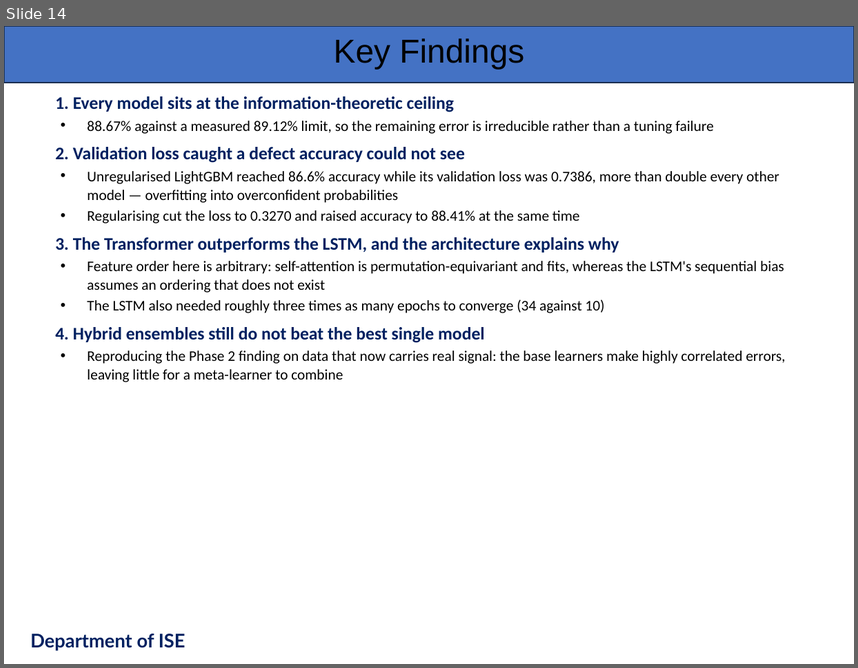
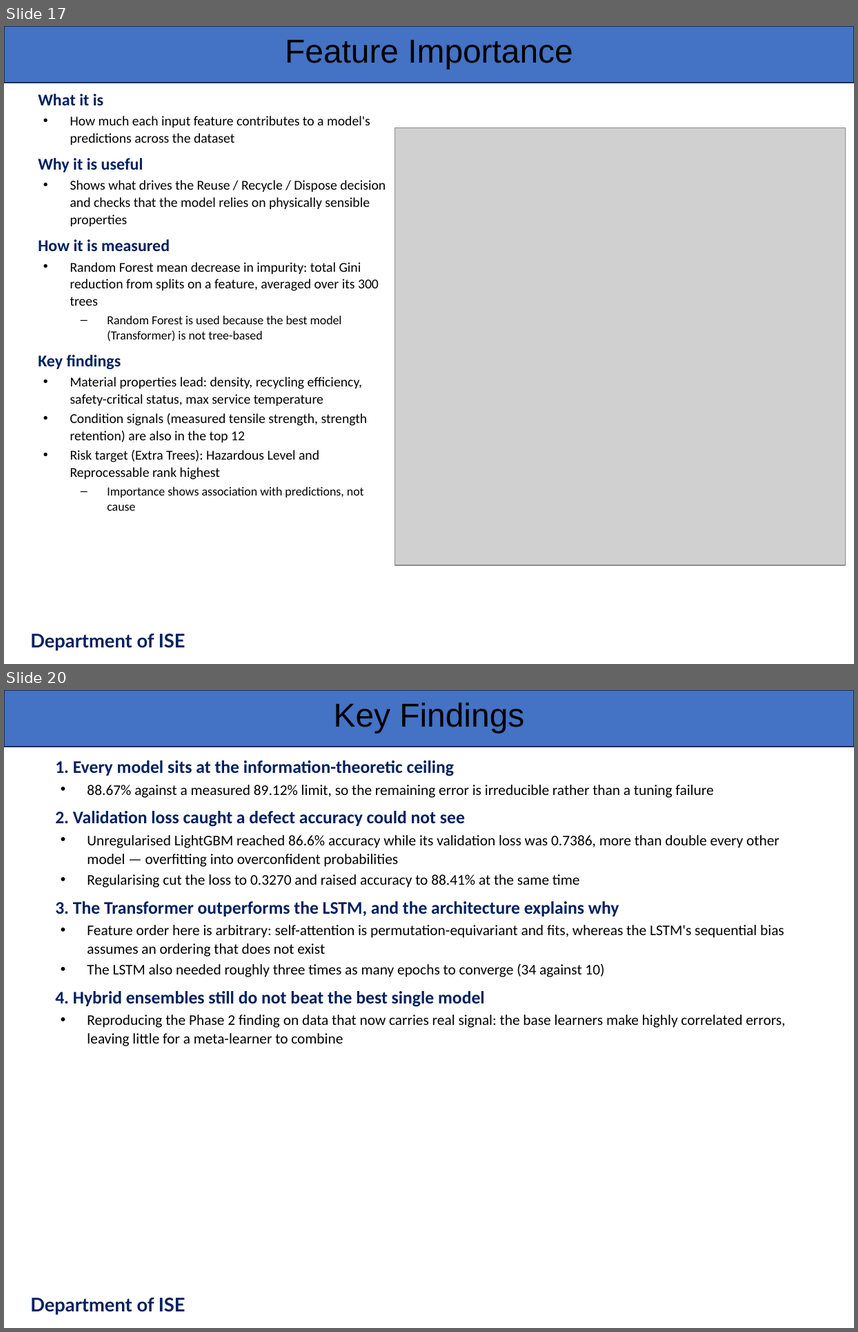
Before and after one commit to srinidhids15/Machine-Learning-Based-Lifecycle-Intelligence-System-for-Non-Biodegradable-Automotive-Materials, a slide deck: presentation/ISE_Phase3_Presentation_Team52.pptx. Shown one above the other, each under a label of ours: slide 14 before the commit, slides 17 and 20 after it; the slides between them are not shown. The pictures are 858x668 and 858x1332 pixels, drawn with LibreOffice and Linux fonts; fonts in the diff are those of the drawing; grey boxes stand for pictures; background and template pictures are left out. Boxes give left, top, right and bottom in pixels: in the first picture for what was removed or moved away, otherwise in the second. Text is boxed around its words. In the diff, an @@ line names an element or a change of style, - is before the commit and + after.

```diff
--- a/presentation/ISE_Phase3_Presentation_Team52.pptx
+++ b/presentation/ISE_Phase3_Presentation_Team52.pptx
@@ slide 17 added at (4,26,854,664), background #FFFFFF; not listed: 1 template element that a slide beside it also shows @@
@@ text added at (285,40,573,69), 28 pt, text #000000 @@
+Feature Importance
@@ text added at (38,94,386,510), 11.5 pt, text #000000 @@
+What it is
+• How much each input feature contributes to a model's predictions across the dataset
+Why it is useful
+• Shows what drives the Reuse / Recycle / Dispose decision and checks that the model relies on physically sensible properties
+How it is measured
+• Random Forest mean decrease in impurity: total Gini reduction from splits on a feature, averaged over its 300 trees
+– Random Forest is used because the best model (Transformer) is not tree-based
+Key findings
+• Material properties lead: density, recycling efficiency, safety-critical status, max service temperature
+• Condition signals (measured tensile strength, strength retention) are also in the top 12
+• Risk target (Extra Trees): Hazardous Level and Reprocessable rank highest
+– Importance shows association with predictions, not cause
@@ picture added at (395,128,846,565) @@
@@ text added at (30,633,185,650), 16 pt, text #002060, bold @@
+Department of ISE
@@ what was slide 14 is now slide 20 @@
```
Also in this commit, not shown: 2 slides changed, 6 other slides added, 1 slide removed, 12 other files.
